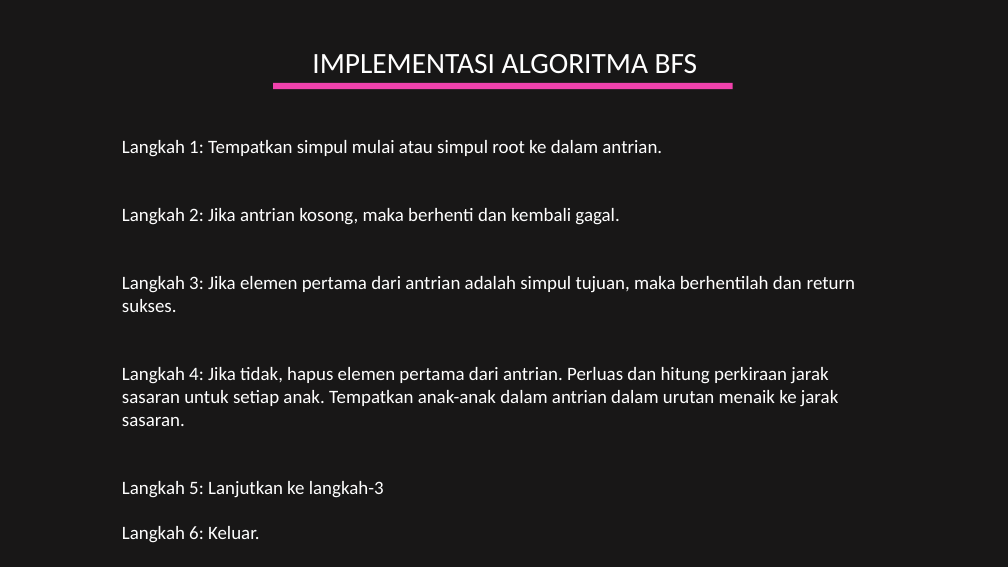
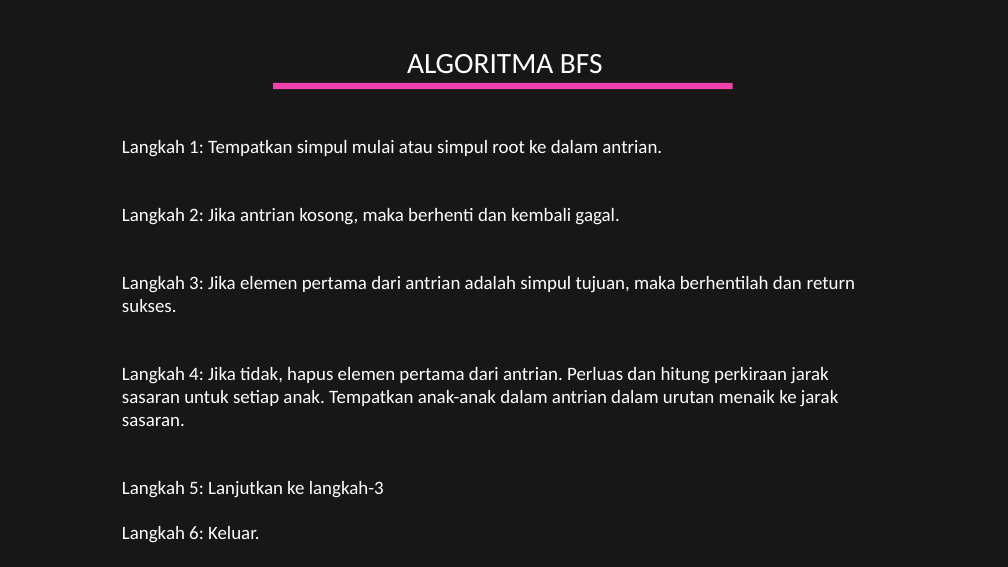
Before and after one commit to RishabSBanthiya/BestFirstSearch, a slide deck: slide 5 of BEST FIRST SEARCH.pptx. Drawn at 1008x567 pixels with LibreOffice and Linux fonts; fonts in the diff are those of the drawing. Boxes give left, top, right and bottom in pixels: in the first picture for what was removed or moved away, otherwise in the second. Text is boxed around its words. In the diff, an @@ line names an element or a change of style, - is before the commit and + after.

```diff
--- a/BEST FIRST SEARCH.pptx
+++ b/BEST FIRST SEARCH.pptx
@@ title at (x1=407, y1=54, x2=603, y2=74): text changed @@
-IMPLEMENTASI ALGORITMA BFS
+ALGORITMA BFS
```
Also in this commit, not shown: 1 other slide changed, 1 other file.
